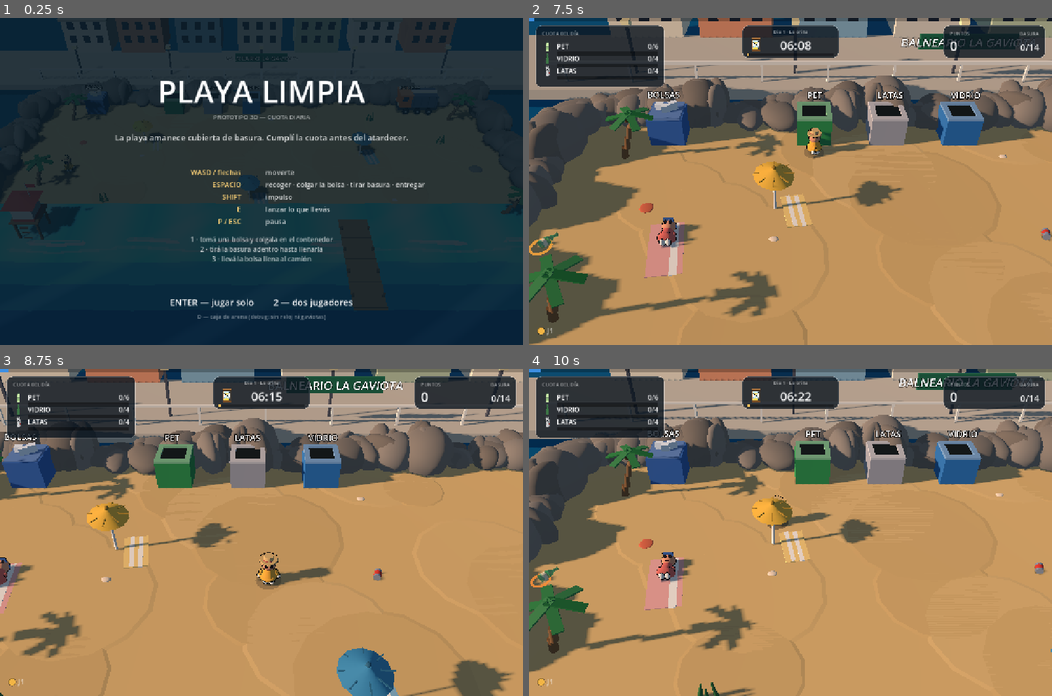
Above: before the commit, frames 1-4 (two rows, left to right).
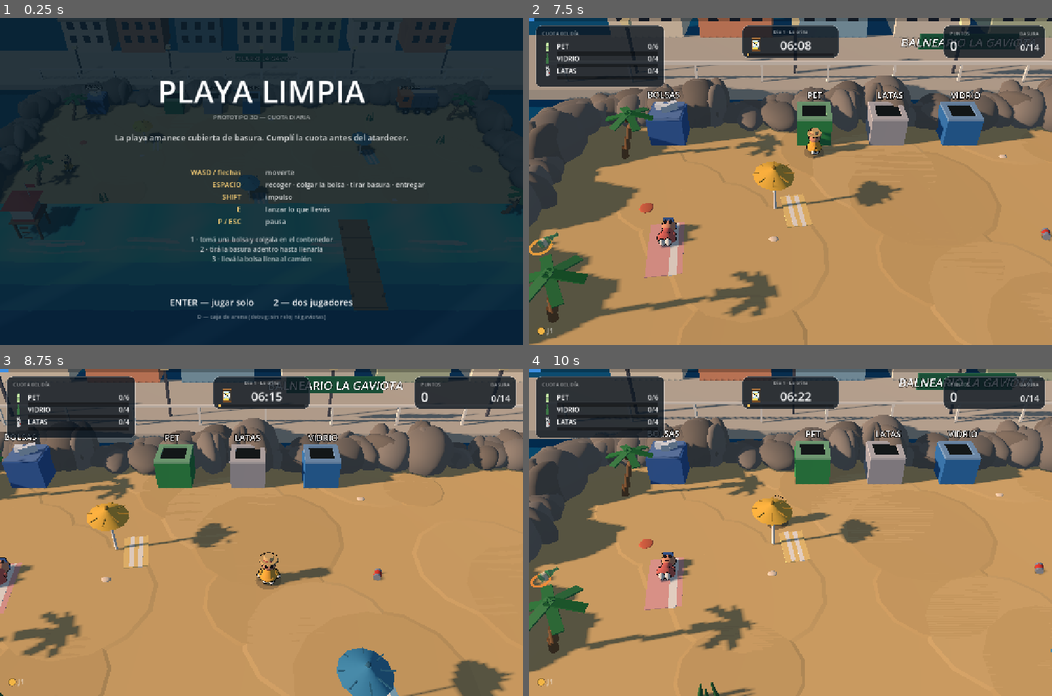
Above: after the commit, the same moments.

Repository: Catech124/playa-limpiar
Game: Godot game, scene res://scenes/Main.tscn
Same seed, same stepped clock (60 frames per second), same inputs: the game is played once before the commit and once after it.
Inputs:
- Up to frame 1 (0.25 s): no input
- Up to frame 2 (7.5 s): tap Enter at 0.5, 2.1 s; hold D 0.53-1.28 s; tap Shift at 0.6, 6.6 s; tap Space at 0.77, 1.07, 1.52, 1.82, 3.02, 3.32, 3.77, 4.07, 4.52, 4.82, 6.02, 6.32, 6.77, 7.07 s; hold S 1.28-2.03 s; tap E at 1.35, 7.35 s; hold D 2.03-2.78 s; hold W 2.78-3.53 s; tap Ctrl at 2.85 s; hold A 3.53-5.03 s; tap Keypad Enter at 3.6 s; tap 2 at 4.35 s; hold S 5.03-5.78 s; tap P at 5.1 s; hold D 5.78-6.53 s; tap R at 5.85 s; hold W 6.53-7.28 s; hold D from 7.28 s (still down)
- Up to frame 3 (8.75 s): tap Space at 7.52, 7.82 s; release D at 8.03 s; hold S from 8.03 s (still down); tap Enter at 8.1 s
- Up to frame 4 (10 s): release S at 8.78 s; hold A 8.78-9.53 s; tap Ctrl at 8.85 s; tap Space at 9.02, 9.32, 9.77 s; hold W from 9.53 s (still down); tap Keypad Enter at 9.6 s

The runs differ from the first frame. In frame 2, less than 0.1% of the frame differs, in the area x 24-56%, y 40-71%; in frame 3, less than 0.1%; in frame 4, less than 0.1%.

Commit message:
Personaje: pies ovalados pegados a la base (sin caña visible)

Diff:
--- a/scripts/char_model.gd
+++ b/scripts/char_model.gd
@@ -85,22 +85,17 @@
 		pivot.position = Vector3(side * 0.064, 0.060, 0)
 		root.add_child(pivot)
 
-		# sin caña visible: el pie es la única pieza (el cuerpo tapa el resto)
-		var leg := CylinderMesh.new()
-		leg.top_radius = 0.030
-		leg.bottom_radius = 0.028
-		leg.height = 0.05
-		leg.radial_segments = 12
-		_mesh(pivot, leg, WHITE, Vector3(0, -0.012, 0))
+		# sin caña: el pie es la única pieza y queda pegado a la base
+
 
 		# zapatilla blanca
 		# pie: esfera deformada (óvalo alargado y aplastado), no un cubo
 		var foot := SphereMesh.new()
-		foot.radius = 0.058
-		foot.height = 0.116
+		foot.radius = 0.062
+		foot.height = 0.124
 		foot.radial_segments = 16
 		foot.rings = 9
-		var fm := _mesh(pivot, foot, WHITE, Vector3(0, -0.030, 0.048))
+		var fm := _mesh(pivot, foot, WHITE, Vector3(0, -0.020, 0.040))
 		fm.scale = Vector3(1.0, 0.62, 1.55)
 		fm.rotation_degrees = Vector3(0, side * 4.0, 0)
 
Binary file changed: docs/preview-personaje.png
